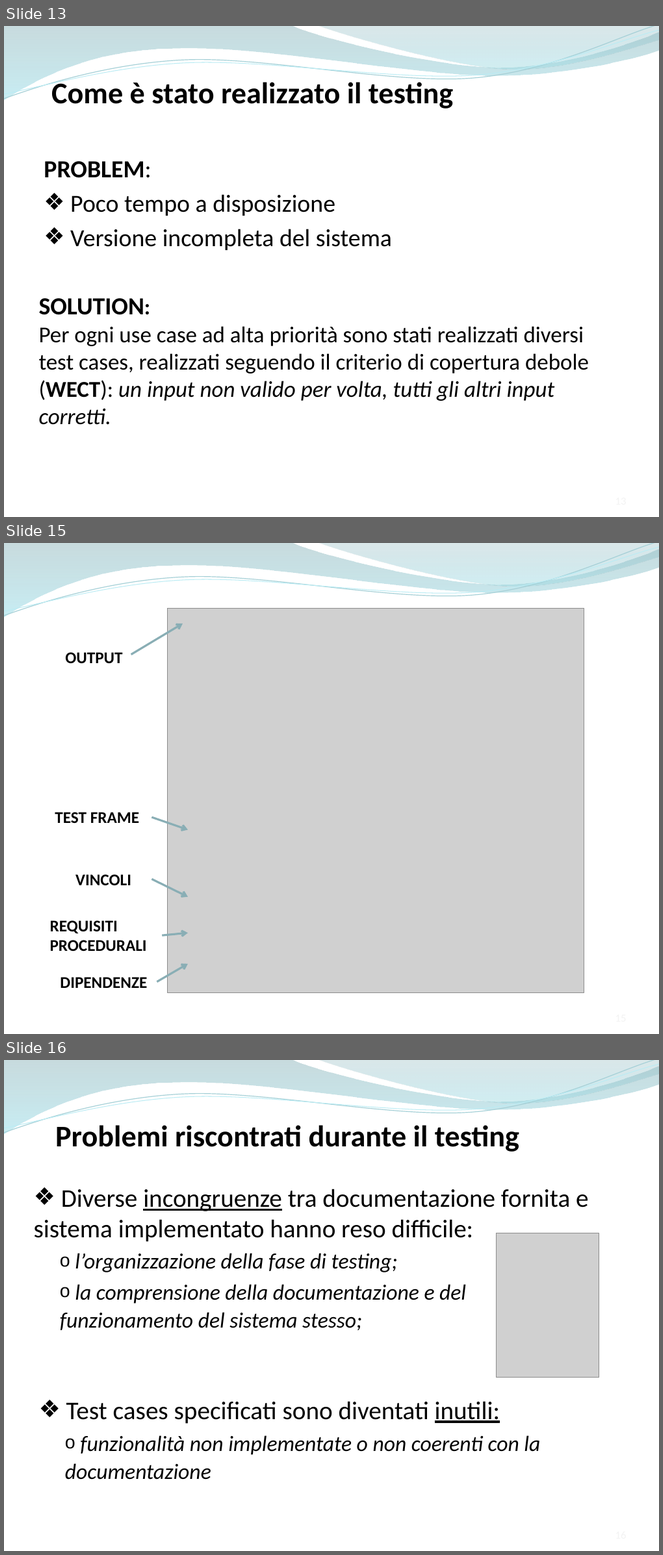
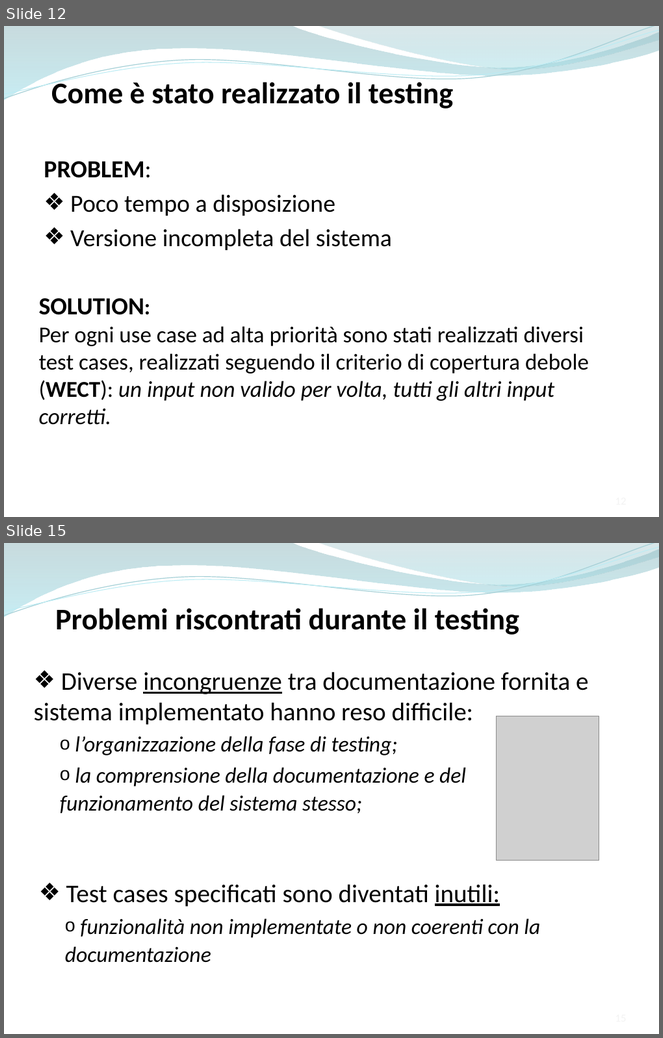
Before and after one commit to ammirate/at-silo, a slide deck: Presentazione/Atsilo2/Ferrara/Ferrara_M_PresentazioneFinale.pptx. Shown one above the other, each under a label of ours: slides 13, 15 and 16 before the commit, slides 12 and 15 after it; the slides between them are not shown. The pictures are 663x1555 and 663x1038 pixels, drawn with LibreOffice and Linux fonts; fonts in the diff are those of the drawing; grey boxes stand for pictures. Boxes give left, top, right and bottom in pixels: in the first picture for what was removed or moved away, otherwise in the second. Text is boxed around its words. In the diff, an @@ line names an element or a change of style, - is before the commit and + after.

Commit message:
wt m]

```diff
--- a/Presentazione/Atsilo2/Ferrara/Ferrara_M_PresentazioneFinale.pptx
+++ b/Presentazione/Atsilo2/Ferrara/Ferrara_M_PresentazioneFinale.pptx
@@ slide 15 removed at (4, 543, 659, 1034), background #FFFFFF; not listed: 4 template elements that a slide beside it also shows @@
@@ picture removed at (167, 608, 584, 993) @@
@@ arrow removed from (131, 654) to (183, 624) @@
@@ text removed at (65, 652, 122, 664) @@
-OUTPUT
@@ text removed at (55, 812, 139, 823) @@
-TEST FRAME
@@ arrow removed from (152, 817) to (188, 830) @@
@@ text removed at (76, 875, 131, 886) @@
-VINCOLI
@@ arrow removed from (152, 879) to (188, 897) @@
@@ text removed at (50, 921, 147, 952) @@
-REQUISITI
-PROCEDURALI
@@ arrow removed from (162, 936) to (188, 933) @@
@@ arrow removed from (157, 982) to (188, 964) @@
@@ text removed at (60, 977, 147, 988) @@
-DIPENDENZE
@@ what was slide 13 is now slide 12 @@
@@ what was slide 16 is now slide 15 @@
```
Also in this commit, not shown: 3 slides changed, 2 slides added, 2 other slides removed.
